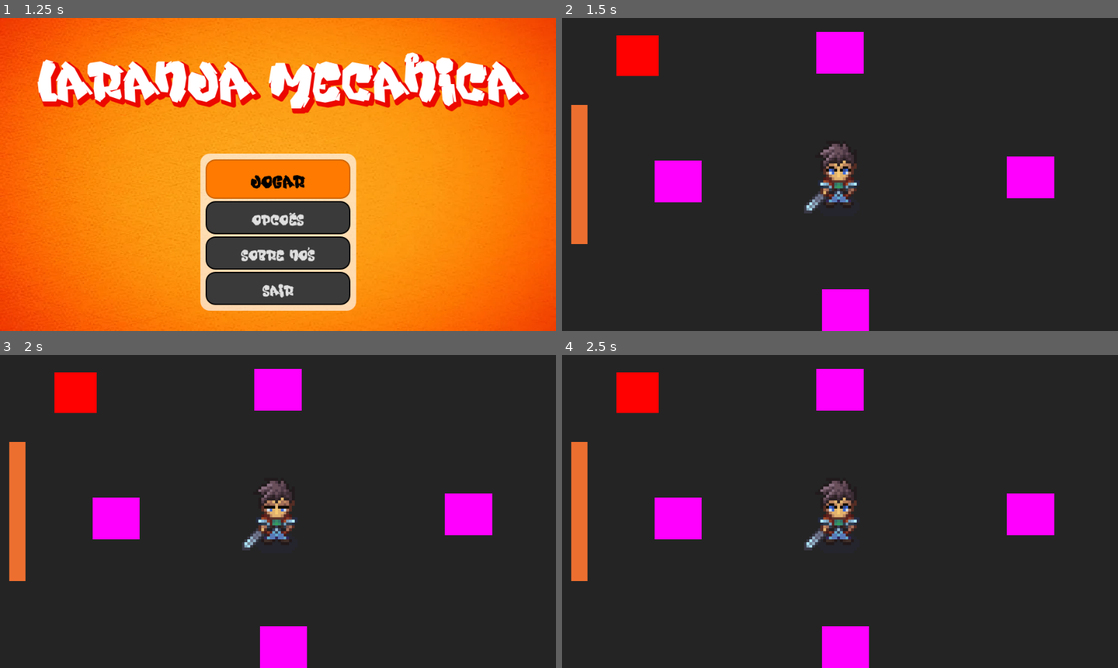
Above: before the commit, frames 1-4 (two rows, left to right).
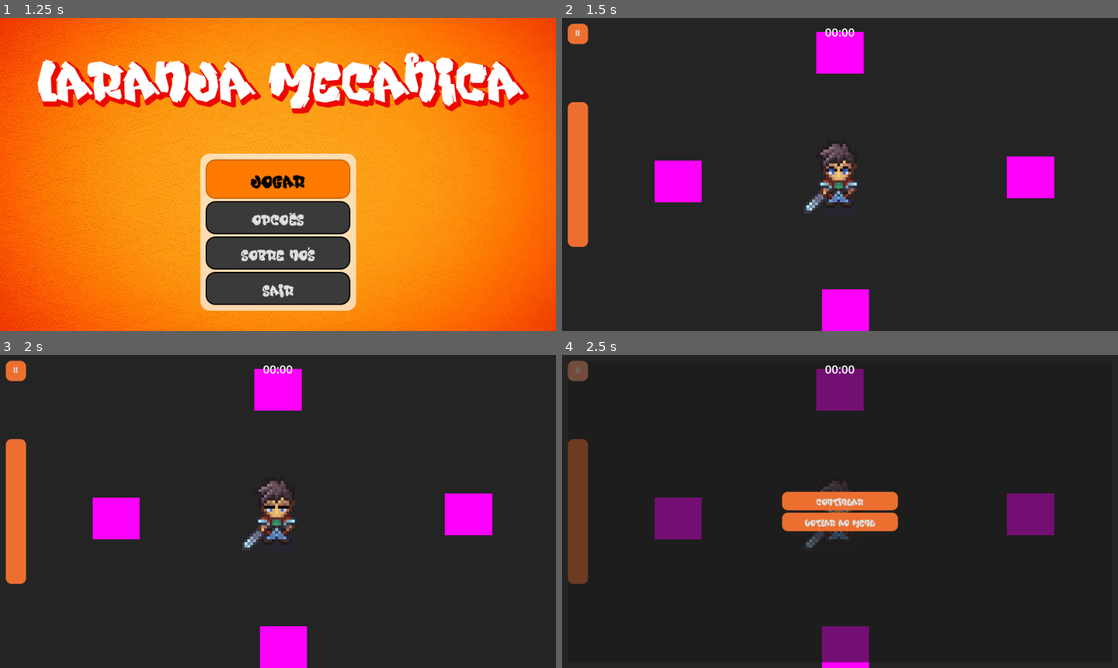
Above: after the commit, the same moments.

Repository: afonsoomg/laranja-mec-nica
Game: Godot game, scene res://scenes/GUI/menu_principal/main_menu.tscn
Same seed, same stepped clock (60 frames per second), same inputs: the game is played once before the commit and once after it.
Inputs (mouse positions are in pixels of both pictures, inside the frame that each line leads up to):
- Up to frame 1 (1.25 s): click (16, 33) at 0.5 s, where only the run after the commit has a clickable "⏸"
- Up to frame 2 (1.5 s): click "Jogar" at 1.25 s
- Up to frame 3 (2 s): no input
- Up to frame 4 (2.5 s): click (578, 370) at 2 s, where only the run after the commit has a clickable "⏸"

Frame 1 is identical in both runs. In frame 2, 1.8% of the frame differs, in the area x 1-53%, y 1-74%; in frame 3, 1.8%; in frame 4, 10%, in the area x 1-89%, y 1-99%.

Commit message:
feat: implementação HUD, vida, tempo, DamageDigit e menu de pause

Diff:
--- /dev/null
+++ b/scenes/GUI/enemies/demage_digit.tscn
@@ -0,0 +1,136 @@
+[gd_scene format=3 uid="uid://dpvbrqt0ybytq"]
+
+[ext_resource type="Script" uid="uid://7ikcq2wssyao" path="res://scripts/GUI/enemies/demage_digit.gd" id="1_g8abu"]
+
+[sub_resource type="SystemFont" id="SystemFont_kcfyr"]
+font_names = PackedStringArray("Gabriola")
+
+[sub_resource type="Animation" id="Animation_c1vt6"]
+tracks/0/type = "value"
+tracks/0/imported = false
+tracks/0/enabled = true
+tracks/0/path = NodePath("Node2D:position")
+tracks/0/interp = 1
+tracks/0/loop_wrap = true
+tracks/0/keys = {
+"times": PackedFloat32Array(0, 1),
+"transitions": PackedFloat32Array(0.13869612, 1),
+"update": 0,
+"values": [Vector2(0, 15), Vector2(0, 15)]
+}
+tracks/1/type = "value"
+tracks/1/imported = false
+tracks/1/enabled = true
+tracks/1/path = NodePath("Node2D:scale")
+tracks/1/interp = 1
+tracks/1/loop_wrap = true
+tracks/1/keys = {
+"times": PackedFloat32Array(0, 1),
+"transitions": PackedFloat32Array(1, 1),
+"update": 0,
+"values": [Vector2(1e-05, 1e-05), Vector2(1e-05, 1e-05)]
+}
+tracks/2/type = "value"
+tracks/2/imported = false
+tracks/2/enabled = true
+tracks/2/path = NodePath("Node2D:modulate")
+tracks/2/interp = 1
+tracks/2/loop_wrap = true
+tracks/2/keys = {
+"times": PackedFloat32Array(0, 1),
+"transitions": PackedFloat32Array(1, 1),
+"update": 0,
+"values": [Color(0.83033526, 0.83033514, 0.83033514, 1), Color(0.83137256, 0.83137256, 0.83137256, 0.03137255)]
+}
+
+[sub_resource type="Animation" id="Animation_d5bcc"]
+resource_name = "default"
+tracks/0/type = "value"
+tracks/0/imported = false
+tracks/0/enabled = true
+tracks/0/path = NodePath("Node2D:position")
+tracks/0/interp = 1
+tracks/0/loop_wrap = true
+tracks/0/keys = {
+"times": PackedFloat32Array(0, 1),
+"transitions": PackedFloat32Array(0.12, 1),
+"update": 0,
+"values": [Vector2(0, -20), Vector2(0, -50)]
+}
+tracks/1/type = "value"
+tracks/1/imported = false
+tracks/1/enabled = true
+tracks/1/path = NodePath("Node2D:scale")
+tracks/1/interp = 1
+tracks/1/loop_wrap = true
+tracks/1/keys = {
+"times": PackedFloat32Array(0, 1),
+"transitions": PackedFloat32Array(0.43527517, 0.17075527),
+"update": 0,
+"values": [Vector2(1, 1), Vector2(1.5, 1.5)]
+}
+tracks/2/type = "value"
+tracks/2/imported = false
+tracks/2/enabled = true
+tracks/2/path = NodePath("Node2D:modulate")
+tracks/2/interp = 1
+tracks/2/loop_wrap = true
+tracks/2/keys = {
+"times": PackedFloat32Array(0, 1),
+"transitions": PackedFloat32Array(1, 4.2870927),
+"update": 0,
+"values": [Color(1, 1, 1, 1), Color(1, 1, 1, 0.03137255)]
+}
+tracks/3/type = "method"
+tracks/3/imported = false
+tracks/3/enabled = true
+tracks/3/path = NodePath(".")
+tracks/3/interp = 1
+tracks/3/loop_wrap = true
+tracks/3/keys = {
+"times": PackedFloat32Array(1),
+"transitions": PackedFloat32Array(1),
+"values": [{
+"args": [],
+"method": &"queue_free"
+}]
+}
+
+[sub_resource type="AnimationLibrary" id="AnimationLibrary_vob0q"]
+_data = {
+&"RESET": SubResource("Animation_c1vt6"),
+&"default": SubResource("Animation_d5bcc")
+}
+
+[node name="DemageDigit" type="Node2D" unique_id=776883132]
+script = ExtResource("1_g8abu")
+
+[node name="Node2D" type="Node2D" parent="." unique_id=1733829747]
+modulate = Color(0.83033526, 0.83033514, 0.83033514, 1)
+position = Vector2(0, 15)
+scale = Vector2(1e-05, 1e-05)
+
+[node name="Label" type="Label" parent="Node2D" unique_id=1520923786]
+anchors_preset = 7
+anchor_left = 0.5
+anchor_top = 1.0
+anchor_right = 0.5
+anchor_bottom = 1.0
+offset_left = -25.0
+offset_top = -29.0
+offset_right = 25.0
+grow_horizontal = 2
+grow_vertical = 0
+size_flags_horizontal = 4
+theme_override_colors/font_color = Color(0.978586, 0.40082526, 0.4184208, 1)
+theme_override_colors/font_outline_color = Color(0, 0, 0, 1)
+theme_override_constants/outline_size = 6
+theme_override_fonts/font = SubResource("SystemFont_kcfyr")
+theme_override_font_sizes/font_size = 28
+text = "10"
+horizontal_alignment = 1
+vertical_alignment = 1
+
+[node name="AnimationPlayer" type="AnimationPlayer" parent="." unique_id=1994034877]
+libraries/ = SubResource("AnimationLibrary_vob0q")
+autoplay = &"default"
--- a/scenes/GUI/menu_principal/main_menu.tscn
+++ b/scenes/GUI/menu_principal/main_menu.tscn
@@ -2,7 +2,7 @@
 
 [ext_resource type="Texture2D" uid="uid://dvd77yisqs2dv" path="res://assets/images/main_menu/fundo-texturizado-abstrato_1258-30447.webp" id="1_ojskl"]
 [ext_resource type="FontFile" uid="uid://xj1mq8gtlenu" path="res://scenes/GUI/menu_principal/Pixeldrop.ttf" id="2_qta86"]
-[ext_resource type="Script" uid="uid://b663nupl24aox" path="res://scenes/GUI/menu_principal/main_menu.gd" id="2_xygj3"]
+[ext_resource type="Script" uid="uid://b663nupl24aox" path="res://scripts/GUI/main_menu/main_menu.gd" id="2_xygj3"]
 [ext_resource type="PackedScene" uid="uid://bey48chabo4yp" path="res://scenes/GUI/menu_principal/buttonCustom.tscn" id="3_qta86"]
 
 [sub_resource type="LabelSettings" id="LabelSettings_8wt1o"]
--- /dev/null
+++ b/scenes/GUI/player_hud/button_hud.tscn
@@ -0,0 +1,34 @@
+[gd_scene format=3 uid="uid://bo2ek8op504dv"]
+
+[ext_resource type="FontFile" uid="uid://xj1mq8gtlenu" path="res://scenes/GUI/menu_principal/Pixeldrop.ttf" id="1_688v3"]
+
+[sub_resource type="StyleBoxFlat" id="StyleBoxFlat_7uxd7"]
+bg_color = Color(0.9254902, 0.43529412, 0.1882353, 1)
+corner_radius_top_left = 10
+corner_radius_top_right = 10
+corner_radius_bottom_right = 10
+corner_radius_bottom_left = 10
+
+[sub_resource type="StyleBoxFlat" id="StyleBoxFlat_688v3"]
+corner_radius_top_left = 10
+corner_radius_top_right = 10
+corner_radius_bottom_right = 10
+corner_radius_bottom_left = 10
+
+[sub_resource type="StyleBoxFlat" id="StyleBoxFlat_e5jwb"]
+bg_color = Color(0.9844937, 0.6201156, 0.45916653, 1)
+corner_radius_top_left = 10
+corner_radius_top_right = 10
+corner_radius_bottom_right = 10
+corner_radius_bottom_left = 10
+
+[node name="button" type="Button" unique_id=318540341]
+custom_minimum_size = Vector2(35, 35)
+offset_right = 39.0
+offset_bottom = 39.0
+theme_override_fonts/font = ExtResource("1_688v3")
+theme_override_font_sizes/font_size = 15
+theme_override_styles/normal = SubResource("StyleBoxFlat_7uxd7")
+theme_override_styles/pressed = SubResource("StyleBoxFlat_688v3")
+theme_override_styles/hover = SubResource("StyleBoxFlat_e5jwb")
+text = "↩"
--- /dev/null
+++ b/scenes/GUI/player_hud/pause_menu.tscn
@@ -0,0 +1,64 @@
+[gd_scene format=3 uid="uid://ck1ja8i6pmbmf"]
+
+[ext_resource type="PackedScene" uid="uid://bo2ek8op504dv" path="res://scenes/GUI/player_hud/button_hud.tscn" id="1_d1uoa"]
+
+[node name="PauseMenu" type="Control" unique_id=2120508471]
+process_mode = 1
+visible = false
+layout_mode = 3
+anchors_preset = 0
+
+[node name="ColorRect" type="ColorRect" parent="." unique_id=1517484332]
+layout_mode = 1
+anchors_preset = 15
+anchor_right = 1.0
+anchor_bottom = 1.0
+grow_horizontal = 2
+grow_vertical = 2
+color = Color(0, 0, 0, 0.019607844)
+
+[node name="Panel" type="Panel" parent="." unique_id=1975988685]
+layout_mode = 1
+anchors_preset = 15
+anchor_right = 1.0
+anchor_bottom = 1.0
+grow_horizontal = 2
+grow_vertical = 2
+
+[node name="VBoxContainer" type="VBoxContainer" parent="Panel" unique_id=1187347258]
+layout_mode = 1
+anchors_preset = 8
+anchor_left = 0.5
+anchor_top = 0.5
+anchor_right = 0.5
+anchor_bottom = 0.5
+offset_left = -43.0
+offset_top = -20.0
+offset_right = 43.0
+offset_bottom = 20.0
+grow_horizontal = 2
+grow_vertical = 2
+
+[node name="continuar" parent="Panel/VBoxContainer" unique_id=318540341 instance=ExtResource("1_d1uoa")]
+process_mode = 2
+custom_minimum_size = Vector2(200, 0)
+layout_mode = 2
+text = "Continuar"
+
+[node name="voltar_menu_pause" parent="Panel/VBoxContainer" unique_id=1510950529 instance=ExtResource("1_d1uoa")]
+process_mode = 2
+custom_minimum_size = Vector2(200, 0)
+layout_mode = 2
+text = "Votlar ao Menu"
+
+[node name="pixin" parent="Panel/VBoxContainer" unique_id=808385516 instance=ExtResource("1_d1uoa")]
+visible = false
+custom_minimum_size = Vector2(200, 0)
+layout_mode = 2
+text = "Fazer o pix"
+
+[node name="ConfirmExitDialog" type="ConfirmationDialog" parent="." unique_id=2061728785]
+process_mode = 3
+title = "Tem Certeza?"
+ok_button_text = "Sair"
+dialog_text = "Seu progresso não será salvo. Tem Certeza que quer sair?"
--- a/scenes/GUI/player_hud/player_hud.tscn
+++ b/scenes/GUI/player_hud/player_hud.tscn
@@ -1,7 +1,14 @@
 [gd_scene format=3 uid="uid://c3m5bijh62cvp"]
+
+[ext_resource type="Script" uid="uid://dp3wwdbrvn8ca" path="res://scripts/GUI/player_hud/player_hud.gd" id="1_du66t"]
+[ext_resource type="PackedScene" uid="uid://bo2ek8op504dv" path="res://scenes/GUI/player_hud/button_hud.tscn" id="1_hxs4v"]
 
 [sub_resource type="StyleBoxFlat" id="StyleBoxFlat_0ubfc"]
 bg_color = Color(0.9274502, 0.43629345, 0.1898736, 1)
+corner_radius_top_left = 10
+corner_radius_top_right = 10
+corner_radius_bottom_right = 10
+corner_radius_bottom_left = 10
 
 [node name="PlayerHud" type="Control" unique_id=1409997022]
 layout_mode = 3
@@ -10,22 +17,116 @@
 anchor_bottom = 1.0
 grow_horizontal = 2
 grow_vertical = 2
+script = ExtResource("1_du66t")
 
-[node name="HealthProgressBar" type="ProgressBar" parent="." unique_id=518553769]
+[node name="MarginContainer" type="MarginContainer" parent="." unique_id=808739225]
 layout_mode = 1
-anchors_preset = 4
-anchor_top = 0.5
-anchor_bottom = 0.5
-offset_top = -120.0
-offset_right = 28.0
-offset_bottom = 120.0
+anchors_preset = 15
+anchor_right = 1.0
+anchor_bottom = 1.0
+grow_horizontal = 2
 grow_vertical = 2
-pivot_offset = Vector2(16, 16)
+theme_override_constants/margin_left = 10
+theme_override_constants/margin_top = 10
+theme_override_constants/margin_right = 10
+theme_override_constants/margin_bottom = 10
+
+[node name="HealthProgressBar" type="ProgressBar" parent="MarginContainer" unique_id=518553769]
+custom_minimum_size = Vector2(35, 250)
+layout_mode = 2
 size_flags_horizontal = 0
-size_flags_vertical = 1
+size_flags_vertical = 4
 theme_override_styles/fill = SubResource("StyleBoxFlat_0ubfc")
 value = 20.0
 rounded = true
 fill_mode = 3
 show_percentage = false
-metadata/_edit_use_anchors_ = true
+
+[node name="HBoxContainer" type="HBoxContainer" parent="MarginContainer" unique_id=685788790]
+layout_mode = 2
+size_flags_horizontal = 0
+size_flags_vertical = 0
+theme_override_constants/separation = 7
+alignment = 1
+
+[node name="voltar_menu_hud" parent="MarginContainer/HBoxContainer" unique_id=318540341 instance=ExtResource("1_hxs4v")]
+visible = false
+layout_mode = 2
+size_flags_vertical = 0
+
+[node name="pause" parent="MarginContainer/HBoxContainer" unique_id=39371608 instance=ExtResource("1_hxs4v")]
+layout_mode = 2
+text = "⏸"
+
+[node name="PauseMenu" type="Control" parent="MarginContainer" unique_id=747765606]
+process_mode = 1
+visible = false
+layout_mode = 2
+
+[node name="ColorRect" type="ColorRect" parent="MarginContainer/PauseMenu" unique_id=600203239]
+layout_mode = 1
+anchors_preset = 15
+anchor_right = 1.0
+anchor_bottom = 1.0
+grow_horizontal = 2
+grow_vertical = 2
+color = Color(0, 0, 0, 0.019607844)
+
+[node name="Panel" type="Panel" parent="MarginContainer/PauseMenu" unique_id=1481194426]
+layout_mode = 1
+anchors_preset = 15
+anchor_right = 1.0
+anchor_bottom = 1.0
+grow_horizontal = 2
+grow_vertical = 2
+
+[node name="VBoxContainer" type="VBoxContainer" parent="MarginContainer/PauseMenu/Panel" unique_id=55917228]
+layout_mode = 1
+anchors_preset = 8
+anchor_left = 0.5
+anchor_top = 0.5
+anchor_right = 0.5
+anchor_bottom = 0.5
+offset_left = -43.0
+offset_top = -20.0
+offset_right = 43.0
+offset_bottom = 20.0
+grow_horizontal = 2
+grow_vertical = 2
+
+[node name="continuar" parent="MarginContainer/PauseMenu/Panel/VBoxContainer" unique_id=1574001125 instance=ExtResource("1_hxs4v")]
+process_mode = 2
+custom_minimum_size = Vector2(200, 0)
+layout_mode = 2
+text = "Continuar"
+
+[node name="voltar_menu_pause" parent="MarginContainer/PauseMenu/Panel/VBoxContainer" unique_id=475835934 instance=ExtResource("1_hxs4v")]
+process_mode = 2
+custom_minimum_size = Vector2(200, 0)
+layout_mode = 2
+text = "Votlar ao Menu"
+
+[node name="pixin" parent="MarginContainer/PauseMenu/Panel/VBoxContainer" unique_id=1426728662 instance=ExtResource("1_hxs4v")]
+visible = false
+custom_minimum_size = Vector2(200, 0)
+layout_mode = 2
+text = "Fazer o pix"
+
+[node name="ConfirmExitDialog" type="ConfirmationDialog" parent="MarginContainer/PauseMenu" unique_id=514082597]
+process_mode = 3
+title = "Tem Certeza?"
+ok_button_text = "Sair"
+dialog_text = "Seu progresso não será salvo. Tem Certeza que quer sair?"
+
+[node name="TimerLabel" type="Label" parent="MarginContainer" unique_id=878559500]
+layout_mode = 2
+size_flags_horizontal = 4
+size_flags_vertical = 0
+theme_override_font_sizes/font_size = 20
+text = "00:00"
+
+[connection signal="pressed" from="MarginContainer/HBoxContainer/voltar_menu_hud" to="." method="_on_voltar_menu_hud_pressed"]
+[connection signal="pressed" from="MarginContainer/HBoxContainer/pause" to="." method="_on_pause_pressed"]
+[connection signal="pressed" from="MarginContainer/PauseMenu/Panel/VBoxContainer/continuar" to="." method="_on_continuar_pressed"]
+[connection signal="pressed" from="MarginContainer/PauseMenu/Panel/VBoxContainer/voltar_menu_pause" to="." method="_on_voltar_menu_pause_pressed"]
+[connection signal="confirmed" from="MarginContainer/PauseMenu/ConfirmExitDialog" to="." method="_on_confirm_exit_dialog_confirmed"]
--- /dev/null
+++ b/scenes/GUI/player_hud/timer_label.gd
@@ -0,0 +1 @@
+extends Label
--- a/scenes/world.tscn
+++ b/scenes/world.tscn
@@ -3,8 +3,8 @@
 [ext_resource type="PackedScene" uid="uid://b1w8wwinheegy" path="res://entities/player/player_top_down.tscn" id="1_nnsk1"]
 [ext_resource type="PackedScene" uid="uid://gc3ywhsieoof" path="res://entities/target_dummy.tscn" id="2_rwgxs"]
 [ext_resource type="PackedScene" uid="uid://c3m5bijh62cvp" path="res://scenes/GUI/player_hud/player_hud.tscn" id="3_k0juu"]
-[ext_resource type="Script" uid="uid://dp3wwdbrvn8ca" path="res://scripts/UI/player_hud.gd" id="4_71j4m"]
 [ext_resource type="PackedScene" uid="uid://g5cbr4aveehy" path="res://entities/damage_dummy.tscn" id="5_71j4m"]
+[ext_resource type="PackedScene" uid="uid://glclanonv3yg" path="res://scenes/GUI/gameUI/game_ui.tscn" id="5_i7141"]
 
 [sub_resource type="QuadMesh" id="QuadMesh_e5uuo"]
 
@@ -20,6 +20,9 @@
 [node name="TargetDummy" parent="." unique_id=1744661547 instance=ExtResource("2_rwgxs")]
 position = Vector2(250, 282)
 collision_mask = 2
+
+[node name="DamageDigitMarker" type="Marker2D" parent="TargetDummy" unique_id=2137419691]
+position = Vector2(-0.5, -8.25)
 
 [node name="TargetDummy2" parent="." unique_id=1625758668 instance=ExtResource("2_rwgxs")]
 position = Vector2(491, 467)
@@ -38,16 +41,10 @@
 
 [node name="UI" type="CanvasLayer" parent="." unique_id=284375990]
 
-[node name="PlayerHud" parent="UI" unique_id=206348407 node_paths=PackedStringArray("player") instance=ExtResource("3_k0juu")]
-anchors_preset = 4
-anchor_top = 0.5
-anchor_right = 0.0
-anchor_bottom = 0.5
-offset_left = 16.0
-offset_right = 16.0
-grow_horizontal = 1
-script = ExtResource("4_71j4m")
+[node name="PlayerHud" parent="UI" unique_id=1409997022 node_paths=PackedStringArray("player") instance=ExtResource("3_k0juu")]
 player = NodePath("../../PlayerTopDown")
+
+[node name="GameUI" parent="UI" unique_id=634695376 instance=ExtResource("5_i7141")]
 
 [node name="damage_dummy" parent="." unique_id=948839557 instance=ExtResource("5_71j4m")]
 position = Vector2(192, 101)
--- a/scripts/Characters/target_dummy.gd
+++ b/scripts/Characters/target_dummy.gd
@@ -3,8 +3,14 @@
 @onready var health_component: HealthComponent = $HealthComponent
 @onready var move_component: MoveComponent = $MoveComponent
 @onready var knockback_component : KnockbackComponent = $KnockbackComponent
+@onready var damage_digit_marker = $DamageDigitMarker
+var damage_digit_prefab: PackedScene
+
 
 func _ready() -> void:
+	damage_digit_prefab= preload("res://scenes/GUI/enemies/demage_digit.tscn")
+
+
 	if health_component != null:
 		health_component.damaged.connect(_on_damaged)
 		health_component.died.connect(_on_died)
@@ -20,6 +26,18 @@
 	print(name, " tomou ", amount, " de dano. Vida restante: ", health_component.current_health)
 
 
+	#Criar DamegeDigit
+	var damage_digit = damage_digit_prefab.instantiate()
+	damage_digit.value = amount
+
+	if damage_digit_marker:
+		damage_digit.global_position = damage_digit_marker.global_position
+	else:
+		damage_digit.global_position = global_position
+	get_parent().add_child(damage_digit)
+
+
+
 func _on_died() -> void:
 	print(name, " morreu.")
 	queue_free()
--- /dev/null
+++ b/scripts/GUI/enemies/demage_digit.gd
@@ -0,0 +1,6 @@
+extends Node2D
+
+@export var value: int = 0
+
+func _ready():
+	$Node2D/Label.text = str(value)
--- /dev/null
+++ b/scripts/GUI/player_hud/player_hud.gd
@@ -0,0 +1,70 @@
+extends Control
+class_name PlayerHUD
+
+@export var player: Node
+@onready var health_bar: ProgressBar = $MarginContainer/HealthProgressBar
+@onready var pause_menu: Control = $MarginContainer/PauseMenu
+@onready var confirm_exit: ConfirmationDialog = $MarginContainer/PauseMenu/ConfirmExitDialog
+
+@onready var timer_label: Label = $MarginContainer/TimerLabel
+var time_elapsed: float = 0.0
+
+
+var health_component: HealthComponent
+
+
+func _ready() -> void:
+	pause_menu.visible = false
+
+	if player == null:
+		push_error("PlayerHUD precisa de uma referência ao Player.")
+		return
+
+	health_component = player.get_node_or_null("HealthComponent") as HealthComponent
+
+	if health_component == null:
+		push_error("PlayerHUD não encontrou HealthComponent no Player.")
+		return
+
+	if not health_component.health_changed.is_connected(_on_health_changed):
+		health_component.health_changed.connect(_on_health_changed)
+
+	_on_health_changed(health_component.current_health, health_component.max_health)
+
+
+func _on_health_changed(current_health: int, max_health: int) -> void:
+	health_bar.max_value = max_health
+	health_bar.value = current_health
+
+
+func _on_pause_pressed() -> void:
+	var paused = !get_tree().paused
+	get_tree().paused = paused
+	pause_menu.visible = paused
+
+
+func _on_continuar_pressed() -> void:
+	get_tree().paused = false
+	pause_menu.visible = false
+
+
+func _on_confirm_exit_dialog_confirmed() -> void:
+	get_tree().paused = false
+	get_tree().change_scene_to_file("res://scenes/GUI/menu_principal/main_menu.tscn")
+
+
+func _on_voltar_menu_pause_pressed() -> void:
+	confirm_exit.popup_centered()
+
+
+func _on_voltar_menu_hud_pressed() -> void:
+	pass # Replace with function body.
+
+#contagem tempo
+func _process(delta: float):
+	time_elapsed += delta
+	var time_elapsed_in_seconds: int = floori(time_elapsed)
+	var seconds: int = time_elapsed_in_seconds % 60
+	var minutes: int = time_elapsed_in_seconds / 60
+
+	timer_label.text = "%02d:%02d" % [minutes, seconds]
--- a/scripts/UI/player_hud.gd
+++ /dev/null
@@ -1,29 +0,0 @@
-extends Control
-class_name PlayerHUD
-
-@export var player: Node
-@onready var health_bar: ProgressBar = $HealthProgressBar
-
-var health_component: HealthComponent
-
-
-func _ready() -> void:
-	if player == null:
-		push_error("PlayerHUD precisa de uma referência ao Player.")
-		return
-
-	health_component = player.get_node_or_null("HealthComponent") as HealthComponent
-
-	if health_component == null:
-		push_error("PlayerHUD não encontrou HealthComponent no Player.")
-		return
-
-	if not health_component.health_changed.is_connected(_on_health_changed):
-		health_component.health_changed.connect(_on_health_changed)
-
-	_on_health_changed(health_component.current_health, health_component.max_health)
-
-
-func _on_health_changed(current_health: int, max_health: int) -> void:
-	health_bar.max_value = max_health
-	health_bar.value = current_health
Not shown, added: scenes/GUI/player_hud/timer_label.gd.uid
Not shown, added: scripts/GUI/enemies/demage_digit.gd.uid
Renamed: scenes/GUI/menu_principal/main_menu.gd -> scripts/GUI/main_menu/main_menu.gd
Renamed: scenes/GUI/menu_principal/main_menu.gd.uid -> scripts/GUI/main_menu/main_menu.gd.uid
Renamed: scripts/UI/player_hud.gd.uid -> scripts/GUI/player_hud/player_hud.gd.uid
Not shown, added: scenes/GUI/player_hud/player_hud.tscn8415158969.tmp
Not shown, added: scenes/GUI/player_hud/player_hud.tscn8424559469.tmp
Not shown, added: scenes/GUI/player_hud/player_hud.tscn8436378760.tmp
Not shown, added: scenes/GUI/player_hud/player_hud.tscn8513100561.tmp
